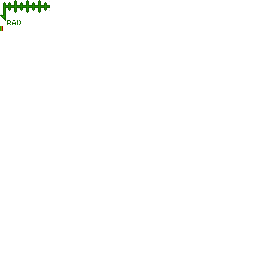
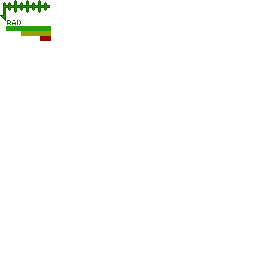
Revision of a layered (256, 256) image; what changed, layer by layer:
painted on "Слой 2" over [0, 26, 51, 41]
